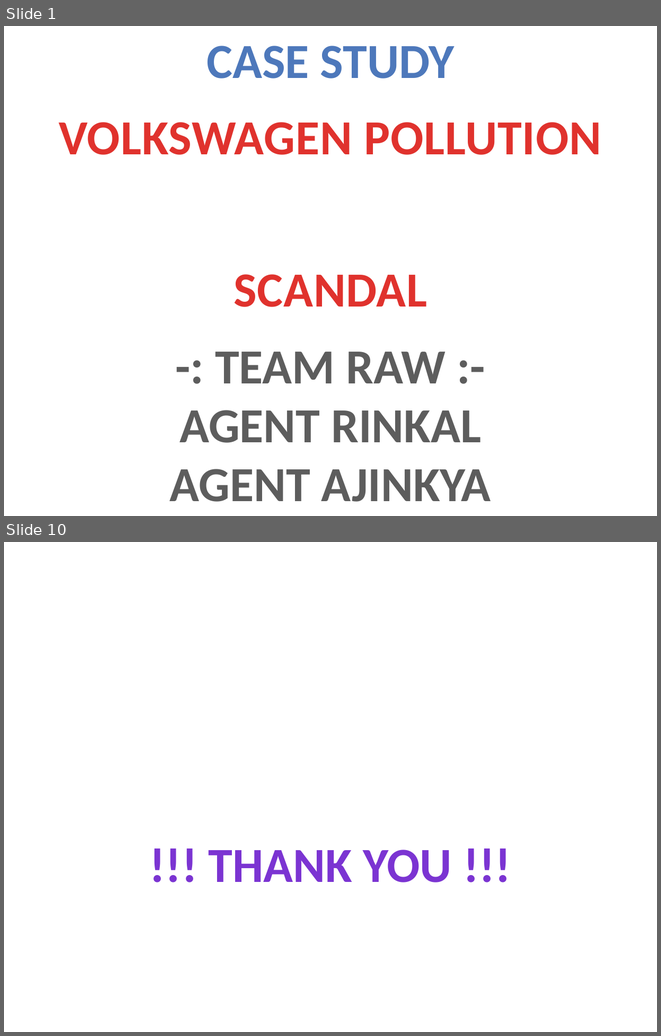
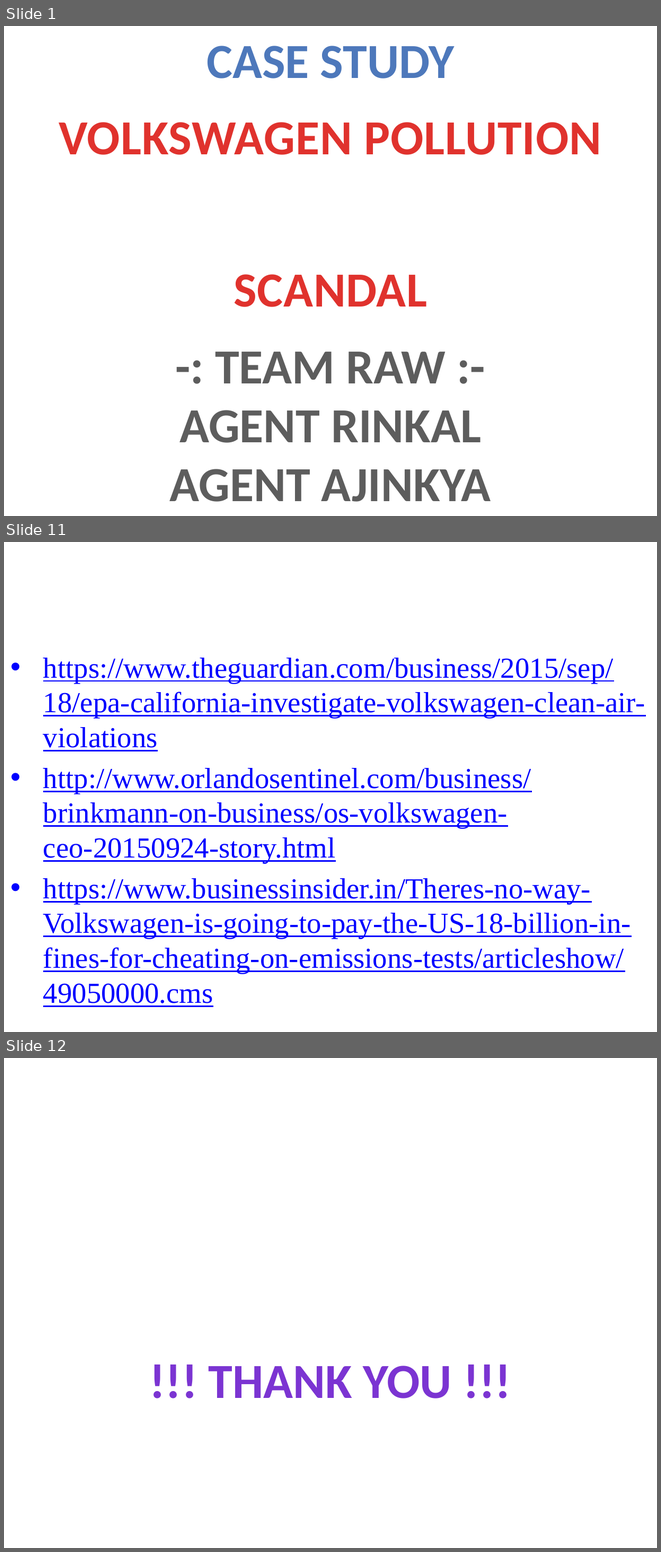
Before and after one commit to ajinkyabedekar/Case-Study, a slide deck: CASE STUDY VOLKSWAGEN POLLUTION SCANDAL.pptx. Shown one above the other, each under a label of ours: slides 1 and 10 before the commit, slides 1, 11 and 12 after it; the slides between them are not shown. The pictures are 661x1036 and 661x1552 pixels, drawn with LibreOffice and Linux fonts; fonts in the diff are those of the drawing; background and template pictures are left out. Boxes give left, top, right and bottom in pixels: in the first picture for what was removed or moved away, otherwise in the second. Text is boxed around its words. In the diff, an @@ line names an element or a change of style, - is before the commit and + after.

```diff
--- a/CASE STUDY VOLKSWAGEN POLLUTION SCANDAL.pptx
+++ b/CASE STUDY VOLKSWAGEN POLLUTION SCANDAL.pptx
@@ slide 11 added at (4,542,657,1032), background picture (left out) @@
@@ title added at (4,542,657,647), 44 pt, text #FFFFFF @@
+References
@@ subtitle added at (43,658,645,1007), 32 pt, text #0000FF, underline @@
+• https://www.theguardian.com/business/2015/sep/18/epa-california-investigate-volkswagen-clean-air-violations
+• http://www.orlandosentinel.com/business/brinkmann-on-business/os-volkswagen-ceo-20150924-story.html
+• https://www.businessinsider.in/Theres-no-way-Volkswagen-is-going-to-pay-the-US-18-billion-in-fines-for-cheating-on-emissions-tests/articleshow/49050000.cms
@@ what was slide 10 is now slide 12 @@
```
Also in this commit, not shown: 7 slides changed, 2 other slides added, 1 slide removed, 7 other files.
